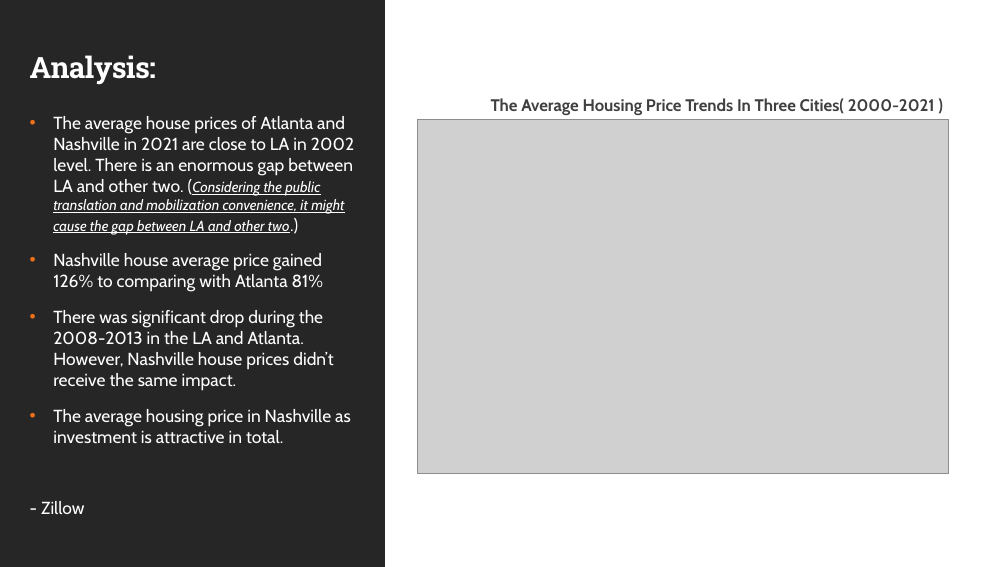
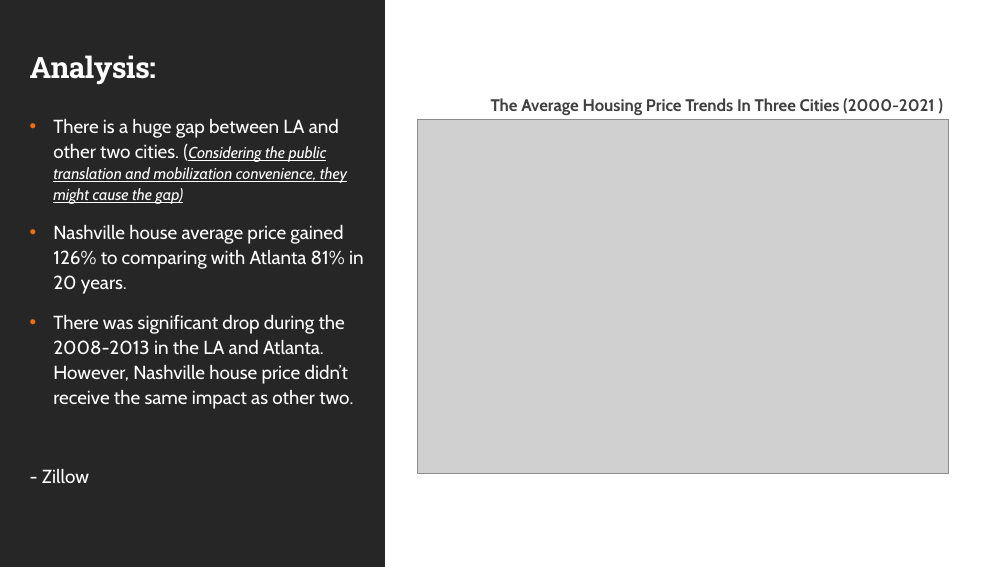
Before and after one commit to Liuchenxi1/Nashville-house-market-analysis, a slide deck: slide 4 of Nashville Housing.pptx. Drawn at 1008x567 pixels with LibreOffice and Linux fonts; fonts in the diff are those of the drawing; grey boxes stand for pictures. Boxes give left, top, right and bottom in pixels: in the first picture for what was removed or moved away, otherwise in the second. Text is boxed around its words. In the diff, an @@ line names an element or a change of style, - is before the commit and + after.

```diff
--- a/Nashville Housing.pptx
+++ b/Nashville Housing.pptx
@@ text at (53,119,364,409): text changed; size 16.6 to 18 pt @@
-• The average house prices of Atlanta and Nashville in 2021 are close to LA in 2002 level. There is an enormous gap between LA and other two. (Considering the public translation and mobilization convenience, it might cause the gap between LA and other two.)
-• Nashville house average price gained 126% to comparing with Atlanta 81%
-• There was significant drop during the 2008-2013 in the LA and Atlanta. However, Nashville house prices didn’t receive the same impact.
-• The average housing price in Nashville as investment is attractive in total.
+• There is a huge gap between LA and other two cities. (Considering the public translation and mobilization convenience, they might cause the gap)
+• Nashville house average price gained 126% to comparing with Atlanta 81% in 20 years.
+• There was significant drop during the 2008-2013 in the LA and Atlanta. However, Nashville house price didn’t receive the same impact as other two.
@@ text at (491,98,934,115): spaces changed @@
-  The Average Housing Price Trends In Three Cities( 2000-2021 )
+  The Average Housing Price Trends In Three Cities (2000-2021 )
@@ text at (42,469,89,483): size 16.6 to 18 pt in "- Zillow"; line spacing 1 to 1.1 @@
```
Also in this commit, not shown: 8 other slides changed, 1 other file.
